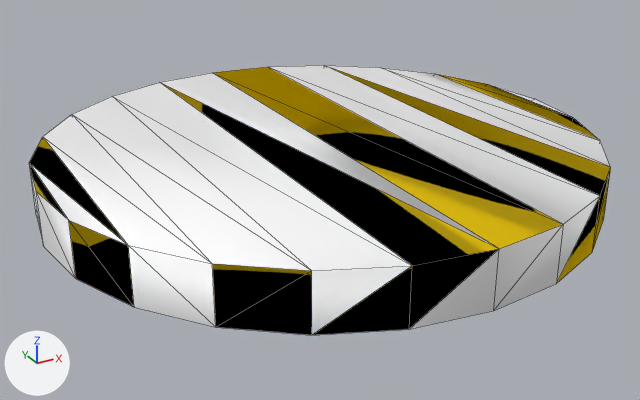
The OBJ model models/Box/100247/textured_objs/original-108.obj, before and after one commit.
One viewpoint serves both versions: a 50 mm camera at (-0.632, -0.1962, -0.4282) aimed at (-0.5792, -0.1002, -0.4762). Lighting does not change. The marker at lower left points along +X, +Y and +Z. Mesh edges are drawn as thin lines. Where no turn or scale is listed for an object, it has been applied to the vertices.

The first picture shows 'mesh12/mesh12-geometry#mesh12-geometry'.
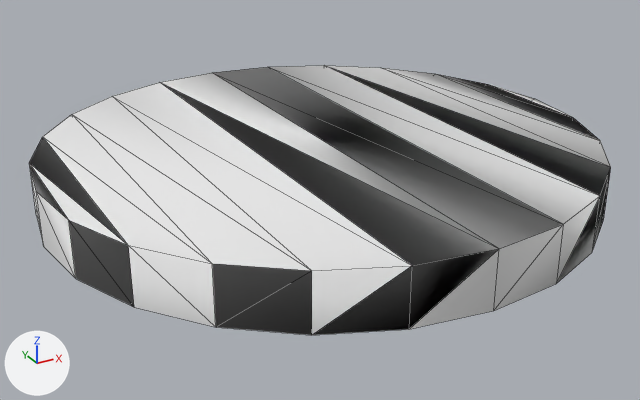
Boxes [x1, y1, x2, y2] around the edits, measured in the pictures (640 x 400 px):
'mesh12/mesh12-geometry#mesh12-geometry', recoloured, surface changed: [29, 65, 611, 335] in both

The edits, one by one:
In material 'material_0_0' (mat_material_0_0), metallic goes from 1.0 to 0.0.
Material 'material_0_0' (mat_material_0_0) changes colour from yellow #ffe000 to white #e7e7e7; in linear values from (1.0, 0.749, 0.0) to (0.8, 0.8, 0.8).
me_mesh12_mesh12_geometry_mesh12_geometry has 48 vertices, 92 faces and spans x -0.6153..-0.5411, y -0.1356..-0.0614, z -0.4753..-0.4682.
me_mesh12_mesh12_geometry_mesh12_geometry is used by ob_mesh12_mesh12_geometry_mesh12_geometry; location (0.0, 0.0, 0.0).
me_mesh12_mesh12_geometry_mesh12_geometry part 1: all 53 faces that had it switch from mat_material_1_0 (white #ffffff) to mat_material_0_0 (white #e7e7e7).
